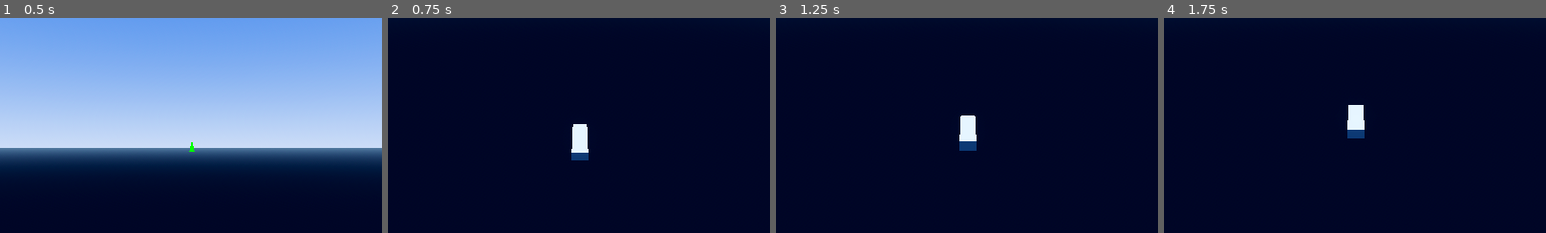
Above: before the commit, frames 1-4 (left to right).
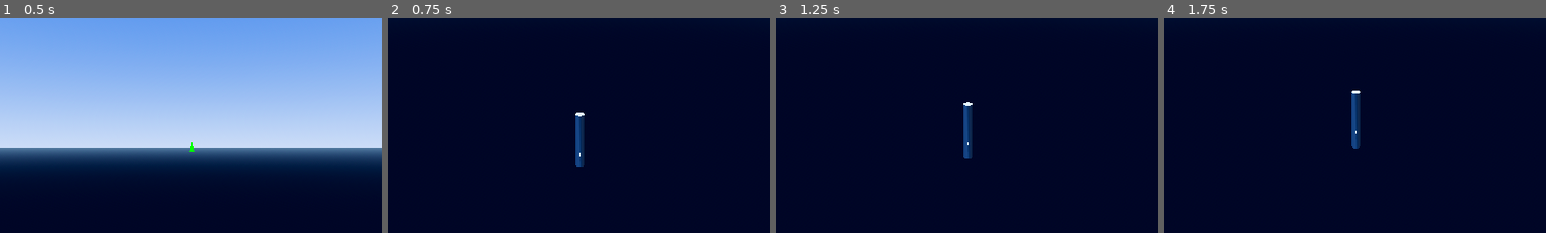
Above: after the commit, the same moments.

Repository: davidbalzan/veileddepts
Game: Godot game, scene res://scenes/main.tscn
Same seed, same stepped clock (60 frames per second), same inputs: the game is played once before the commit and once after it.
Inputs (mouse positions are % of the whole screen's width and height, from its top left):
- Up to frame 1 (0.5 s): no input
- Up to frame 2 (0.75 s): tap Enter at 0.5 s; move the mouse to (72, 45) at 0.52 s; hold D from 0.53 s (still down); hold 3 (view_external) from 0.53 s (still down); click (72, 45) at 0.67 s
- Up to frame 3 (1.25 s): keep holding D; keep holding 3 (view_external)
- Up to frame 4 (1.75 s): release D at 1.25 s; release 3 (view_external) at 1.25 s; drag from (30, 55) to (45, 70) at 1.27 s
The pictures show only the part of the screen within x 25-75%, y 20-70%; the shares and areas given below are measured in that part.

Frame 1 is identical in both runs. In frame 2, 0.8% of the frame differs, in the area x 48-53%, y 44-70%; in frame 3, 0.9%; in frame 4, 0.9%, in the area x 48-53%, y 33-61%.

Commit message:
feat: atmosphere and lighting system with day-night cycle, updated ocean defaults

Diff:
--- a/scenes/main.tscn
+++ b/scenes/main.tscn
@@ -74,8 +74,19 @@
 text = "EXTERNAL VIEW
 Press 1, 2, 3 to switch views"
 
-[node name="SubmarineModel" type="CSGBox3D" parent="ExternalView"]
-size = Vector3(5, 3, 20)
+[node name="SubmarineModel" type="CSGCombiner3D" parent="ExternalView"]
+
+[node name="Hull" type="CSGCylinder3D" parent="ExternalView/SubmarineModel"]
+radius = 1.5
+height = 20.0
+
+[node name="Conning" type="CSGBox3D" parent="ExternalView/SubmarineModel"]
+position = Vector3(0, 1.2, -2)
+size = Vector3(1.0, 1.5, 3.0)
+
+[node name="Rudder" type="CSGBox3D" parent="ExternalView/SubmarineModel"]
+position = Vector3(0, -1.5, 8)
+size = Vector3(0.2, 2.0, 2.0)
 
 [node name="OceanRenderer" type="Node3D" parent="ExternalView" groups=["ocean_renderer"]]
 script = ExtResource("8_ocean_renderer")
Not shown, changed: .kiro/specs/tactical-submarine-simulator/tasks.md
